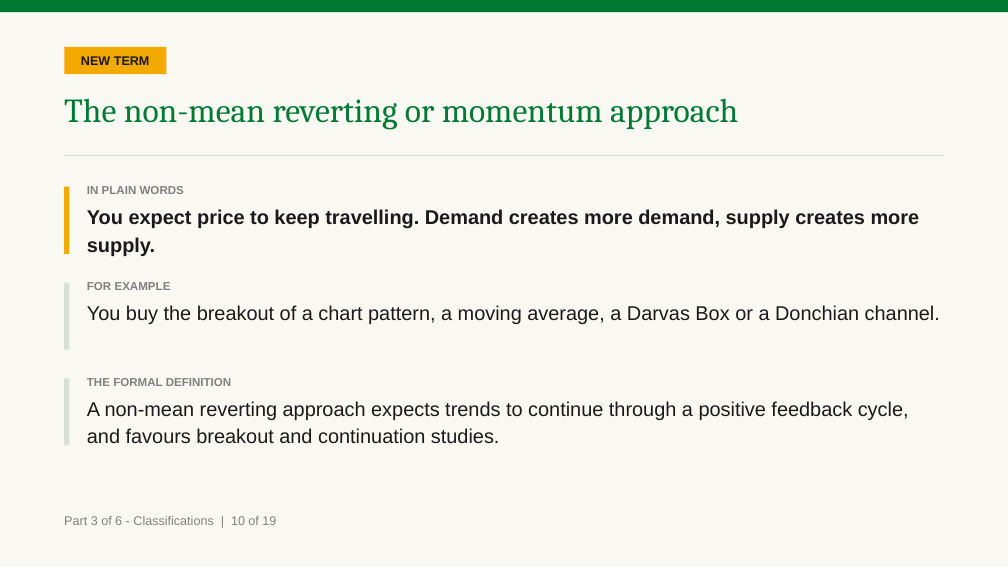
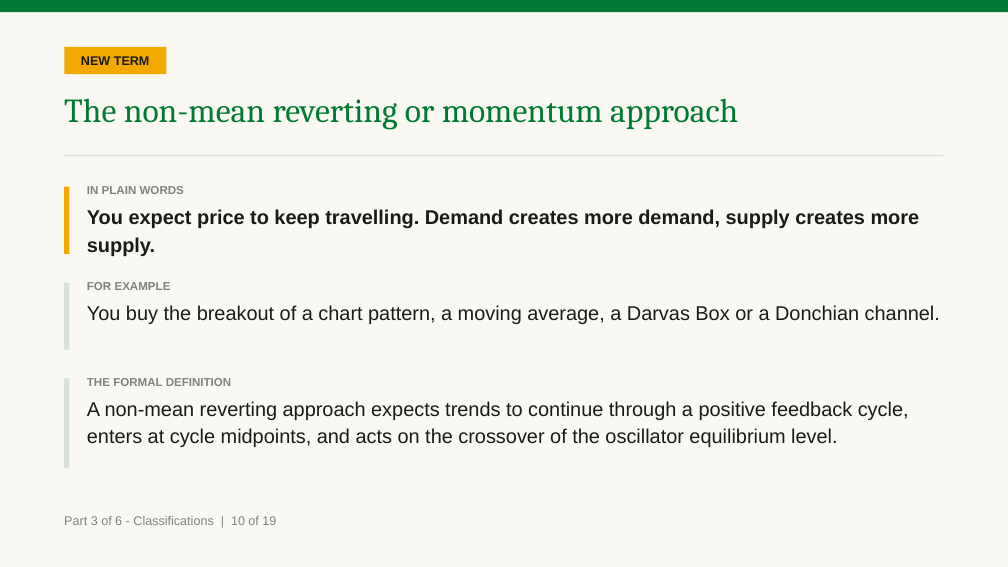
Before and after one commit to benjiesotelo-sudo/Telos_FIN1209, a slide deck: slide 84 of chapter-01/FIN1209-Chapter-01.pptx. Drawn at 1008x567 pixels with LibreOffice and Linux fonts; fonts in the diff are those of the drawing. Boxes give left, top, right and bottom in pixels: in the first picture for what was removed or moved away, otherwise in the second. Text is boxed around its words. In the diff, an @@ line names an element or a change of style, - is before the commit and + after.

```diff
--- a/chapter-01/FIN1209-Chapter-01.pptx
+++ b/chapter-01/FIN1209-Chapter-01.pptx
@@ rectangle: place and size @@
-rectangle at [64, 378, 70, 445]
+rectangle at [64, 378, 70, 468]
@@ text at [87, 401, 909, 447]: text changed @@
-A non-mean reverting approach expects trends to continue through a positive feedback cycle, and favours breakout and continuation studies.
+A non-mean reverting approach expects trends to continue through a positive feedback cycle, enters at cycle midpoints, and acts on the crossover of the oscillator equilibrium level.
```
Also in this commit, not shown: 8 other slides changed, 5 other files.
